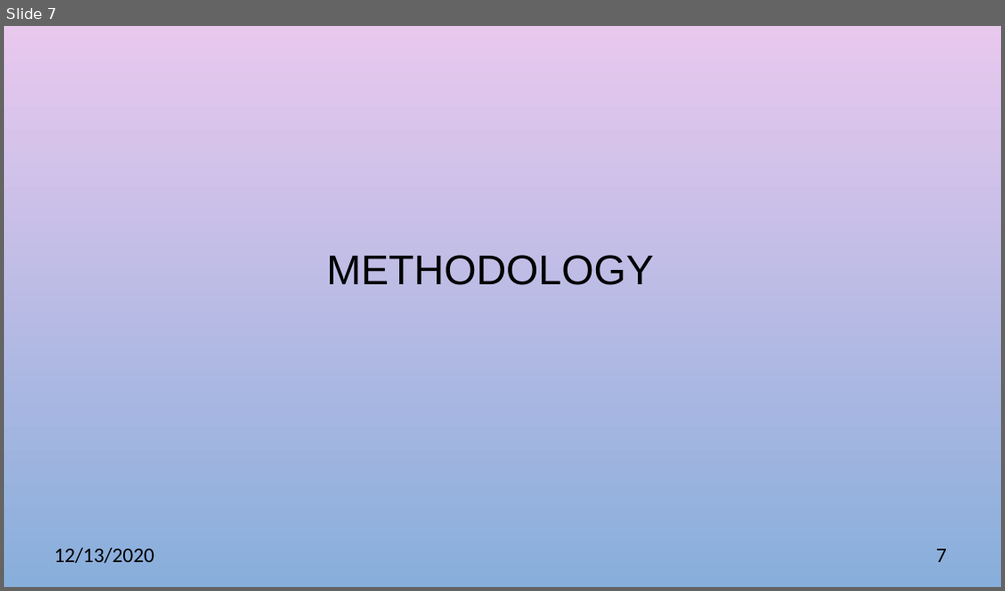
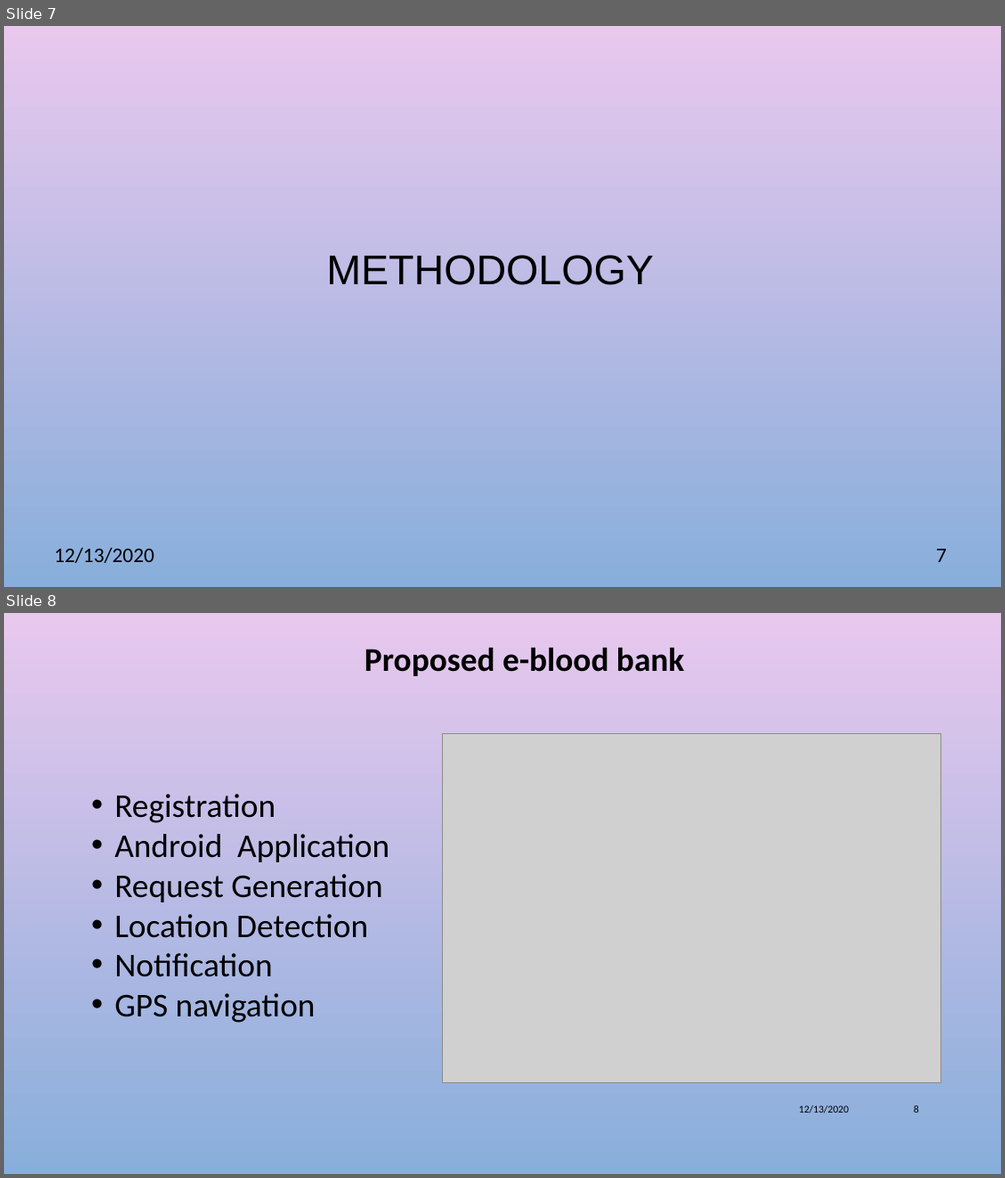
Before and after one commit to deuja14/e-blood-bank, a slide deck: E-BloodBank_proposal.pptx. Shown one above the other, each under a label of ours: slide 7 before the commit, slides 7 and 8 after it. The pictures are 1005x591 and 1005x1178 pixels, drawn with LibreOffice and Linux fonts; fonts in the diff are those of the drawing; grey boxes stand for pictures; background and template pictures are left out. Boxes give left, top, right and bottom in pixels: in the first picture for what was removed or moved away, otherwise in the second. Text is boxed around its words. In the diff, an @@ line names an element or a change of style, - is before the commit and + after.

```diff
--- a/E-BloodBank_proposal.pptx
+++ b/E-BloodBank_proposal.pptx
@@ slide 8 added at [4, 613, 1001, 1174], background picture (left out) @@
@@ text added at [364, 647, 684, 676], 32 pt, text #000000, bold @@
+Proposed e-blood bank
@@ picture added at [442, 733, 940, 1082] @@
@@ text added at [114, 794, 389, 1022], 32 pt, text #000000 @@
+• Registration
+• Android Application
+• Request Generation
+• Location Detection
+• Notification
+• GPS navigation
@@ text added at [799, 1105, 849, 1113], 10 pt, text #000000 @@
+12/13/2020
@@ page number added at [914, 1105, 919, 1112], 10 pt, text #000000 @@
+8
```
Also in this commit, not shown: 1 slide changed, 4 other files.
